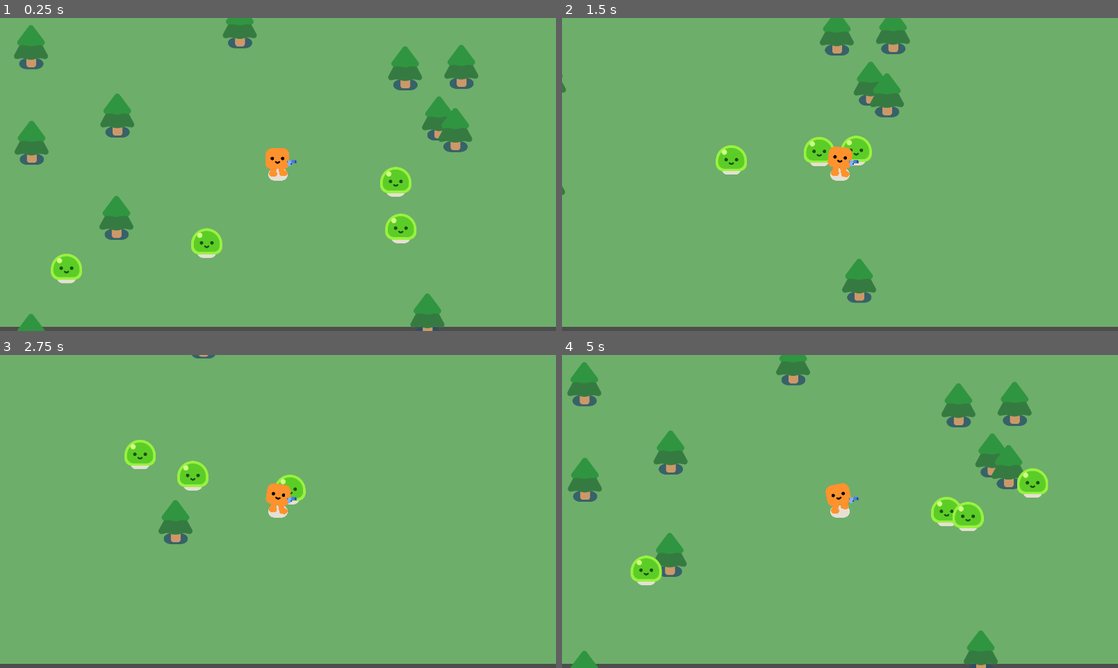
Above: before the commit, frames 1-4 (two rows, left to right).
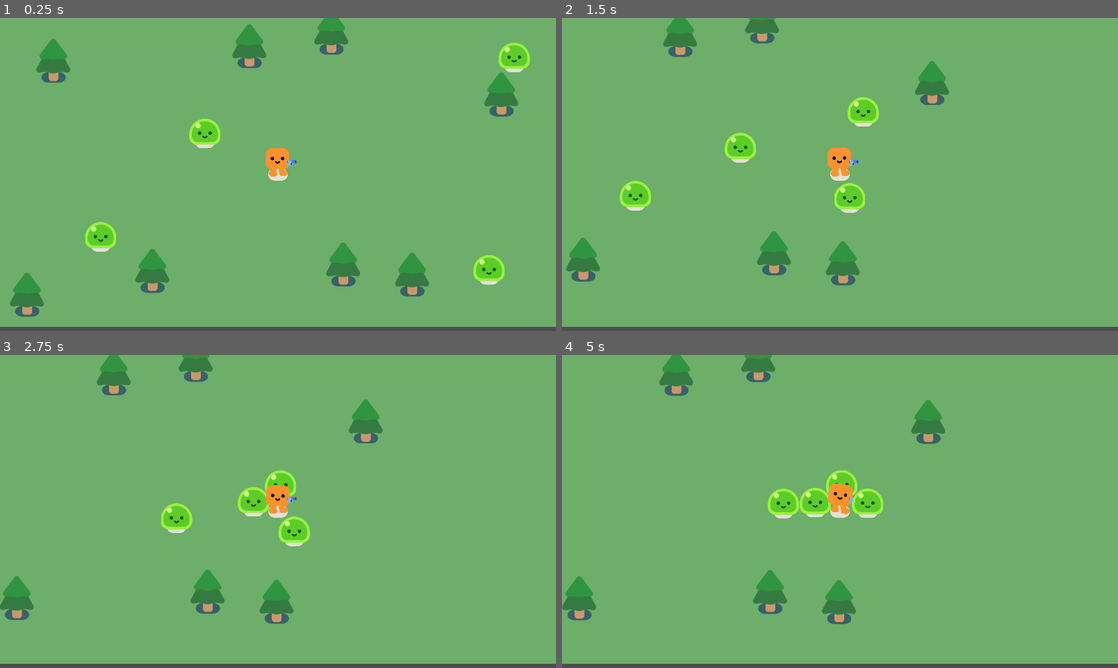
Above: after the commit, the same moments.

Repository: James-Christensen/survivors
Game: Godot game, scene res://game.tscn
Same seed, same stepped clock (60 frames per second), same inputs: the game is played once before the commit and once after it.
Inputs:
- Up to frame 1 (0.25 s): no input
- Up to frame 2 (1.5 s): hold D (move_right) 0.53-1.28 s; hold S (move_down) from 1.28 s (still down)
- Up to frame 3 (2.75 s): release S (move_down) at 2.03 s; hold D (move_right) from 2.03 s (still down)
- Up to frame 4 (5 s): release D (move_right) at 2.78 s; hold W (move_up) 2.78-3.53 s; hold A (move_left) from 3.53 s (still down)

The runs differ from the first frame. In frame 1, 13% of the frame differs, in the area x 1-96%, y 0-100%; in frame 2, 8.3%; in frame 3, 5.9%; in frame 4, 12%.

Commit message:
debugging collission issue

Diff:
--- a/2d-project-start/game.tscn
+++ b/2d-project-start/game.tscn
@@ -22,46 +22,37 @@
 position = Vector2(945, 527)
 
 [node name="Mob" parent="." instance=ExtResource("3_fc0e3")]
-position = Vector2(648, 849)
-
-[node name="StaticBody2D" parent="." instance=ExtResource("3_feb5d")]
-position = Vector2(1578, 149)
-
-[node name="StaticBody2D2" parent="." instance=ExtResource("3_feb5d")]
-position = Vector2(1461, 1007)
-
-[node name="StaticBody2D3" parent="." instance=ExtResource("3_feb5d")]
-position = Vector2(92, 81)
-
-[node name="StaticBody2D4" parent="." instance=ExtResource("3_feb5d")]
-position = Vector2(1384, 154)
-
-[node name="StaticBody2D5" parent="." instance=ExtResource("3_feb5d")]
-position = Vector2(1557, 367)
-
-[node name="StaticBody2D6" parent="." instance=ExtResource("3_feb5d")]
-position = Vector2(387, 670)
-
-[node name="StaticBody2D7" parent="." instance=ExtResource("3_feb5d")]
-position = Vector2(92, 1077)
-
-[node name="StaticBody2D8" parent="." instance=ExtResource("3_feb5d")]
-position = Vector2(94, 411)
-
-[node name="StaticBody2D9" parent="." instance=ExtResource("3_feb5d")]
-position = Vector2(813, 9)
-
-[node name="StaticBody2D10" parent="." instance=ExtResource("3_feb5d")]
-position = Vector2(390, 317)
-
-[node name="StaticBody2D11" parent="." instance=ExtResource("3_feb5d")]
-position = Vector2(1501, 327)
+position = Vector2(624, 385)
 
 [node name="Mob2" parent="." instance=ExtResource("3_fc0e3")]
-position = Vector2(1436, 777)
+position = Vector2(263, 800)
 
 [node name="Mob3" parent="." instance=ExtResource("3_fc0e3")]
-position = Vector2(1426, 592)
+position = Vector2(1741, 919)
 
 [node name="Mob4" parent="." instance=ExtResource("3_fc0e3")]
-position = Vector2(147, 914)
+position = Vector2(1829, 122)
+
+[node name="PineTree" parent="." instance=ExtResource("3_feb5d")]
+position = Vector2(169, 128)
+
+[node name="PineTree2" parent="." instance=ExtResource("3_feb5d")]
+position = Vector2(511, 853)
+
+[node name="PineTree3" parent="." instance=ExtResource("3_feb5d")]
+position = Vector2(78, 935)
+
+[node name="PineTree4" parent="." instance=ExtResource("3_feb5d")]
+position = Vector2(1716, 244)
+
+[node name="PineTree5" parent="." instance=ExtResource("3_feb5d")]
+position = Vector2(1408, 866)
+
+[node name="PineTree6" parent="." instance=ExtResource("3_feb5d")]
+position = Vector2(1129, 31)
+
+[node name="PineTree7" parent="." instance=ExtResource("3_feb5d")]
+position = Vector2(846, 78)
+
+[node name="PineTree8" parent="." instance=ExtResource("3_feb5d")]
+position = Vector2(1170, 831)
--- a/2d-project-start/gun.gd
+++ b/2d-project-start/gun.gd
@@ -1,9 +1,21 @@
 extends Area2D
 
 func _physics_process(delta):
+	var all_areas = get_overlapping_areas()
+	print("Total overlapping areas: ", all_areas.size())
+	for area in all_areas:
+		print("Found area: ", area.name)
+
 	var enemies_in_range = get_overlapping_areas()
 	if enemies_in_range.size() > 0:
 		print("Enemies in Range")
 		var target_enemy = enemies_in_range.front()
 		print("target_enemy found")
 		look_at(target_enemy.global_position)
+
+
+func _ready():
+	# Enable collision shape visibility
+	for child in get_children():
+		if child is CollisionShape2D:
+			child.debug_color = Color.RED
--- a/2d-project-start/gun.tscn
+++ b/2d-project-start/gun.tscn
@@ -8,7 +8,7 @@
 
 [node name="Gun" type="Area2D"]
 collision_layer = 0
-collision_mask = 2
+collision_mask = 255
 script = ExtResource("1_dk5gl")
 
 [node name="CollisionShape2D" type="CollisionShape2D" parent="."]
--- a/2d-project-start/mob.gd
+++ b/2d-project-start/mob.gd
@@ -1,6 +1,7 @@
 extends CharacterBody2D
 
 @onready var player = %Player
+
 
 func _physics_process(delta):
 	var direction = global_position.direction_to(player.global_position)
--- a/2d-project-start/mob.tscn
+++ b/2d-project-start/mob.tscn
@@ -7,7 +7,7 @@
 radius = 55.0
 
 [node name="Mob" type="CharacterBody2D"]
-collision_layer = 2
+collision_layer = 3
 script = ExtResource("1_nokgg")
 
 [node name="Slime" parent="." instance=ExtResource("1_dy6sc")]
--- a/2d-project-start/player.tscn
+++ b/2d-project-start/player.tscn
@@ -19,3 +19,4 @@
 
 [node name="Gun" parent="." instance=ExtResource("3_i3pqv")]
 position = Vector2(1, -40)
+collision_mask = 255
